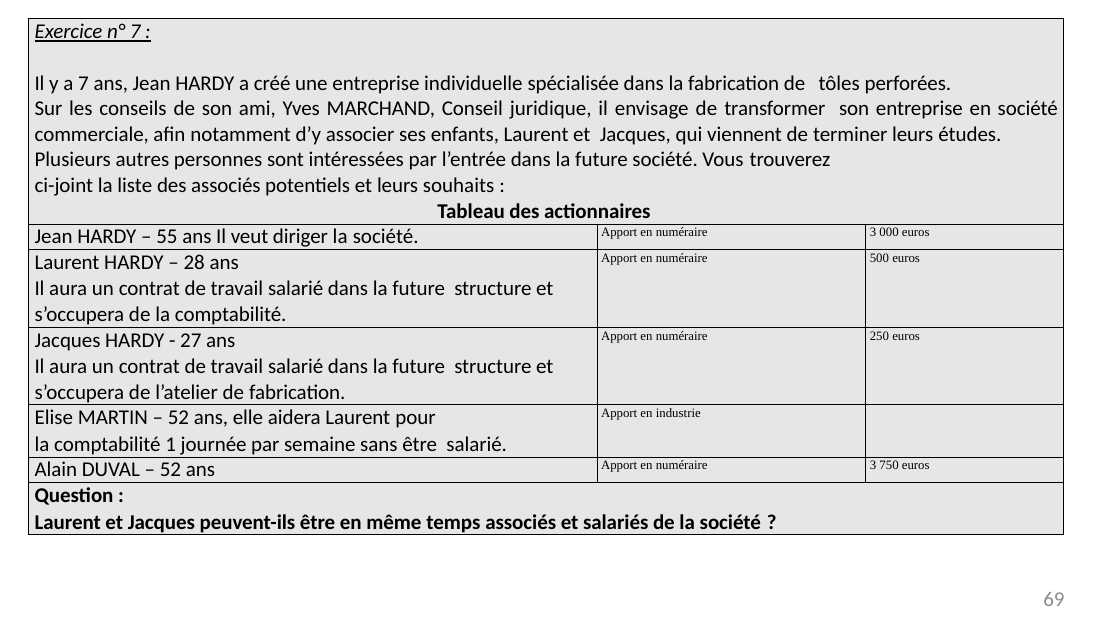
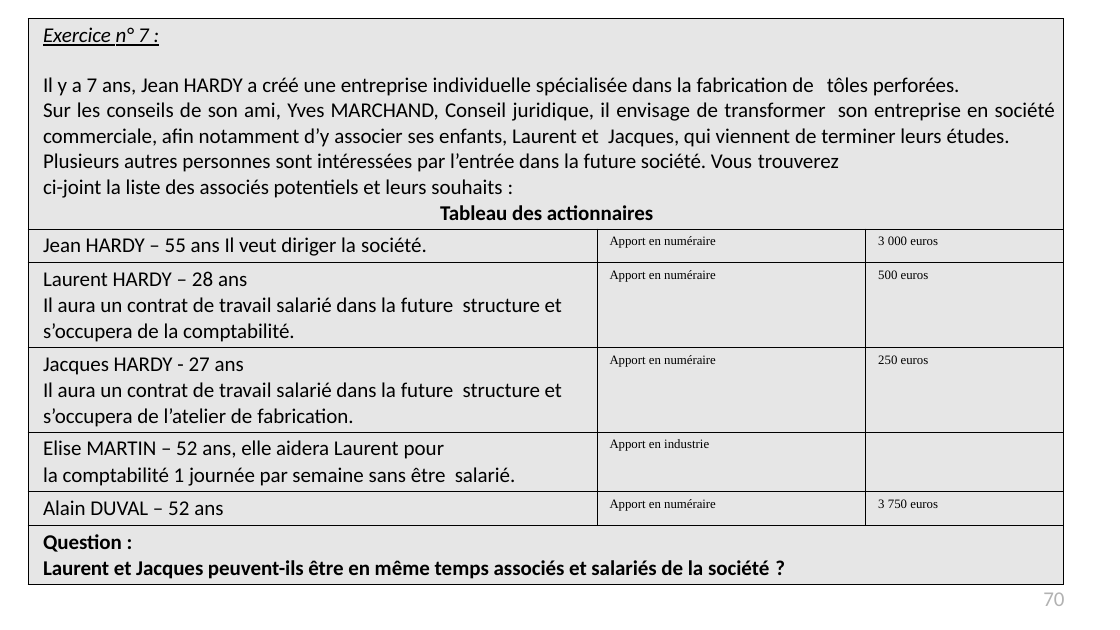
Before and after one commit to iamiago/ING2, a slide deck: slide 70 of DroitDesAffaires/Support-droit-des-affaires_Septembre-2021.pptx (slide 69 before the commit). Drawn at 1120x630 pixels with LibreOffice and Linux fonts; fonts in the diff are those of the drawing. Boxes give left, top, right and bottom in pixels: in the first picture for what was removed or moved away, otherwise in the second. Text is boxed around its words. In the diff, an @@ line names an element or a change of style, - is before the commit and + after.

```diff
--- a/DroitDesAffaires/Support-droit-des-affaires_Septembre-2021.pptx
+++ b/DroitDesAffaires/Support-droit-des-affaires_Septembre-2021.pptx
@@ table at [28,18,1064,583] @@
@@ letter spacing 0.1 to 0 pt in "de", "de de", "de", "de de" @@
@@ borders changed @@
@@ page number at [1043,592,1064,606]: text changed; text colour #8C8C8C to #B2B2B2 @@
-69
+70
```
Also in this commit, not shown: 106 other slides changed, 1 slide added, 38 other files.
